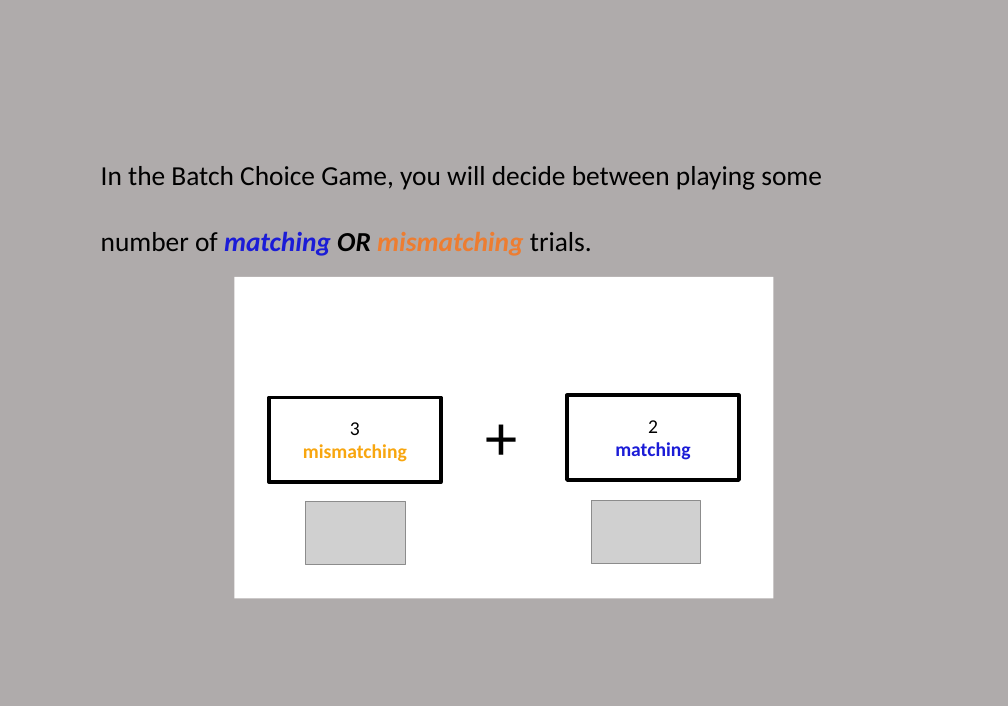
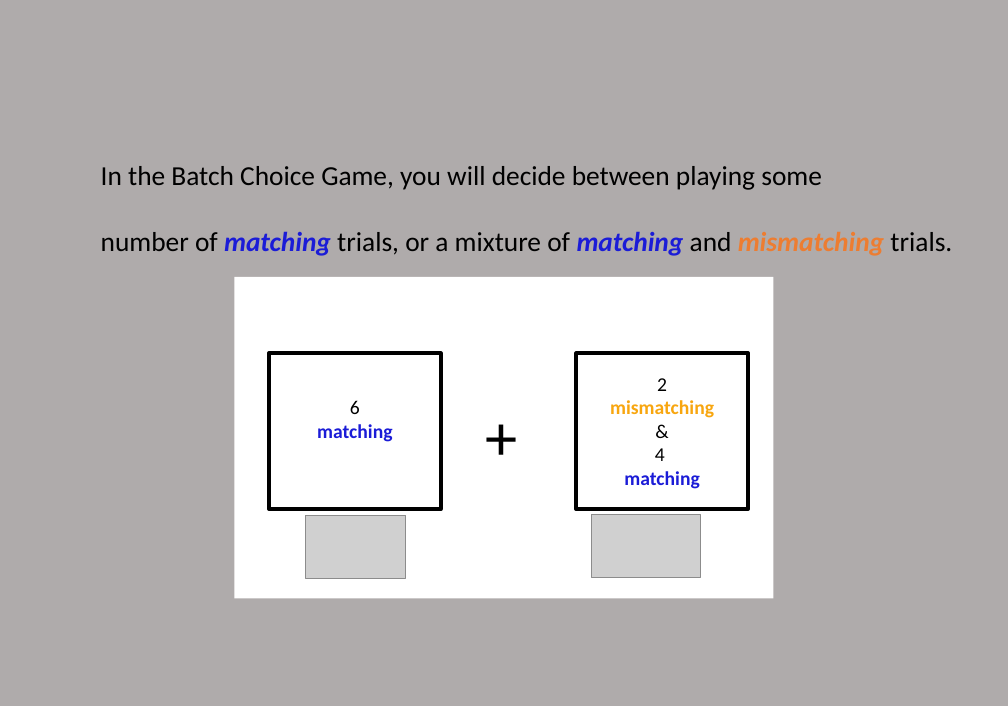
Before and after one commit to lizzytong2589/MSIT-demand-selection, a slide deck: slide 2 of nivturk-prolific/app/static/Instructions/instructions_DST/instructions_DST.pptx. Drawn at 1008x706 pixels with LibreOffice and Linux fonts; fonts in the diff are those of the drawing; grey boxes stand for pictures. Boxes give left, top, right and bottom in pixels: in the first picture for what was removed or moved away, otherwise in the second. Text is boxed around its words. In the diff, an @@ line names an element or a change of style, - is before the commit and + after.

```diff
--- a/nivturk-prolific/app/static/Instructions/instructions_DST/instructions_DST.pptx
+++ b/nivturk-prolific/app/static/Instructions/instructions_DST/instructions_DST.pptx
@@ text at <box>101,232,952,256</box>: text changed; bold off; italic off @@
-number of matching OR mismatching trials.
+number of matching trials, or a mixture of matching and mismatching trials.
@@ rectangle added at <box>269,353,442,509</box>, outline #000000 2.5 pt, 14 pt, text #1B1CD7, bold @@
+6
+matching
@@ rectangle "2": place and size @@
-rectangle "2" at <box>568,395,740,480</box>
+rectangle "2" at <box>577,353,749,509</box>
@@ rectangle removed at <box>269,397,442,482</box> @@
-3
-mismatching
@@ text in rectangle at <box>610,400,714,461</box>: paragraphs added @@
+mismatching
+&
+4
@@ picture: place and size @@
-picture at <box>305,501,406,563</box>
+picture at <box>305,515,406,578</box>
@@ picture: place and size @@
-picture at <box>591,501,700,563</box>
+picture at <box>591,514,700,577</box>
```
Also in this commit, not shown: 5 other slides changed, 1 slide added, 2 slides removed.
